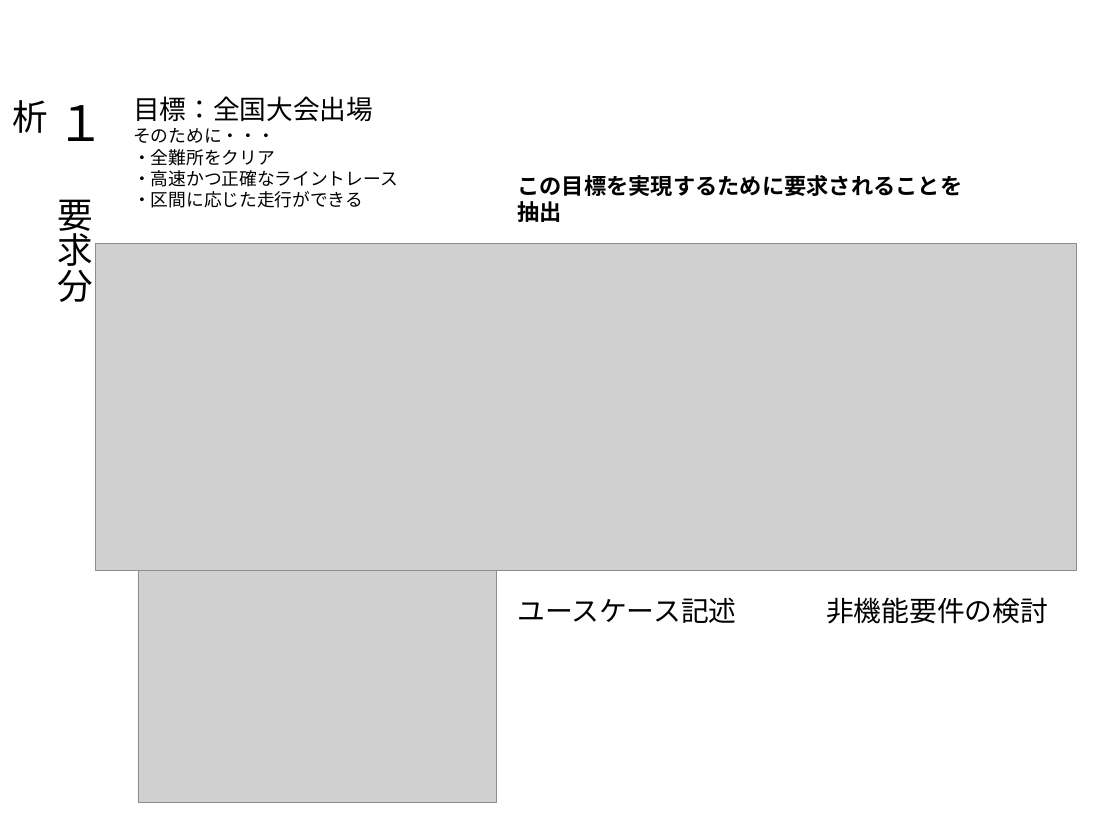
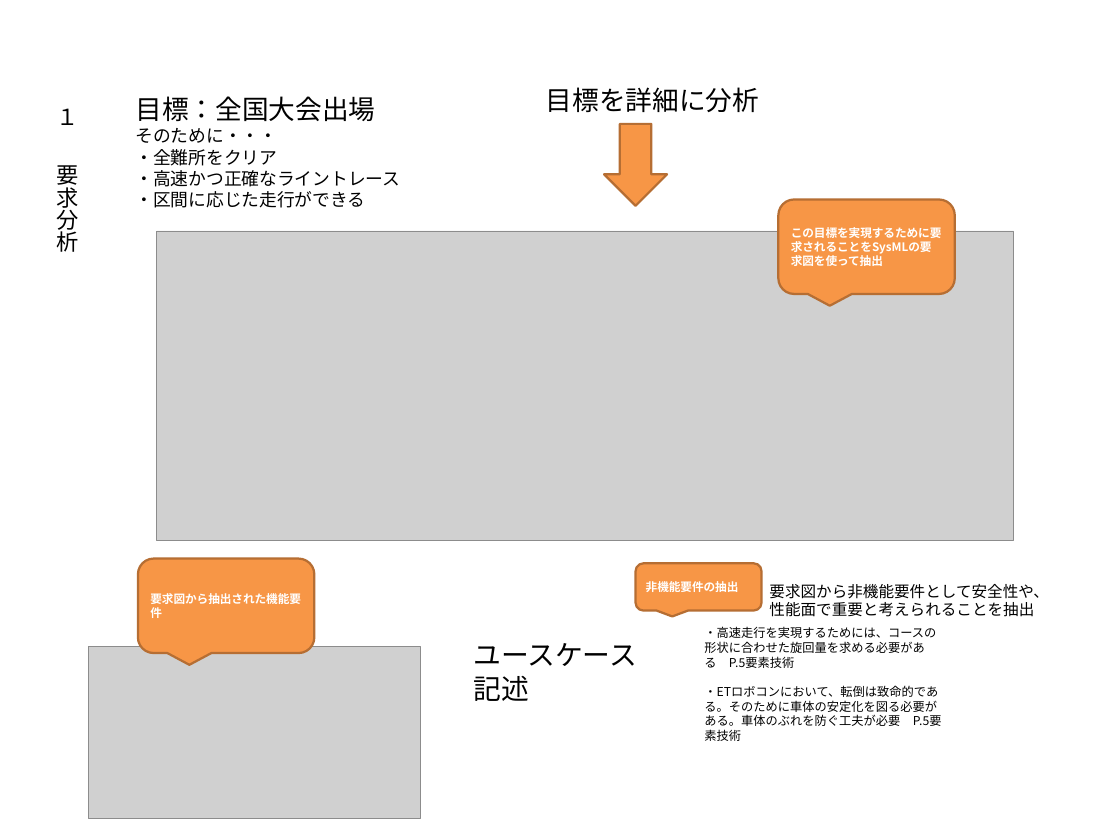
Before and after one commit to class-snct-rikitakelab/e-konbu2012, a slide deck: slide 2 of models/モデルシートver0.pptx. Drawn at 1120x840 pixels with LibreOffice and Linux fonts; fonts in the diff are those of the drawing; grey boxes stand for pictures. Boxes give left, top, right and bottom in pixels: in the first picture for what was removed or moved away, otherwise in the second. Text is boxed around its words. In the diff, an @@ line names an element or a change of style, - is before the commit and + after.

```diff
--- a/models/モデルシートver0.pptx
+++ b/models/モデルシートver0.pptx
@@ text added at (546,87,759,112), 24 pt, text #000000 @@
+目標を詳細に分析
@@ text "１ 要求分析" at (56,108,78,252): size 44 to 20 pt in "１"; size 32 to 20 pt in "要求分析"; font Calibri to Noto Sans CJK JP @@
@@ right arrow added at (604,124,667,206), fill #F79646, outline #B76F34 2 pt @@
@@ rounded speech box "この目標を実現するために要求されることをSysMLの要求図を使って抽出": place and size @@
-rounded speech box "この目標を実現するために要求されることをSysMLの要求図を使って抽出" at (517,175,962,196)
+rounded speech box "この目標を実現するために要求されることをSysMLの要求図を使って抽出" at (778,199,954,294)
@@ rounded speech box "この目標を実現するために要求されることをSysMLの要求図を使って抽出" at (778,199,954,294): vertical alignment top to middle; fill none to #F79646; outline none to #B76F34 2 pt @@
@@ picture: place and size @@
-picture at (95,244,1077,570)
+picture at (157,231,1014,540)
@@ text in rounded speech box at (791,227,942,254): text changed; size 20 to 10.5 pt; font Calibri to Noto Sans CJK JP; text colour #000000 to #FFFFFF @@
-この目標を実現するために要求されることを抽出
+この目標を実現するために要求されることをSysMLの要求図を使って抽出
@@ rounded speech box added at (138,558,314,653), fill #F79646, outline #B76F34 2 pt, 10.5 pt, text #FFFFFF, bold @@
+要求図から抽出された機能要件
@@ rounded speech box added at (635,563,761,610), fill #F79646, outline #B76F34 2 pt, 10.5 pt, text #FFFFFF, bold @@
+非機能要件の抽出
@@ picture removed at (138,570,496,803) @@
@@ text added at (769,584,1049,617), 14 pt, text #000000 @@
+要求図から非機能要件として安全性や、性能面で重要と考えられることを抽出
@@ text at (704,626,942,730): text changed; size 25 to 11 pt; font Calibri to Noto Sans CJK JP @@
-非機能要件の検討
+・高速走行を実現するためには、コースの形状に合わせた旋回量を求める必要がある P.5要素技術
+・ETロボコンにおいて、転倒は致命的である。そのために車体の安定化を図る必要がある。車体のぶれを防ぐ工夫が必要 P.5要素技術
@@ picture added at (89,646,421,818) @@
@@ text "ユースケース記述": place and size @@
-text "ユースケース記述" at (517,598,736,623)
+text "ユースケース記述" at (473,643,637,701)
@@ text "ユースケース記述" at (473,643,637,701): font Calibri to Noto Sans CJK JP @@
```
Also in this commit, not shown: 1 slide added, 4 other files.
